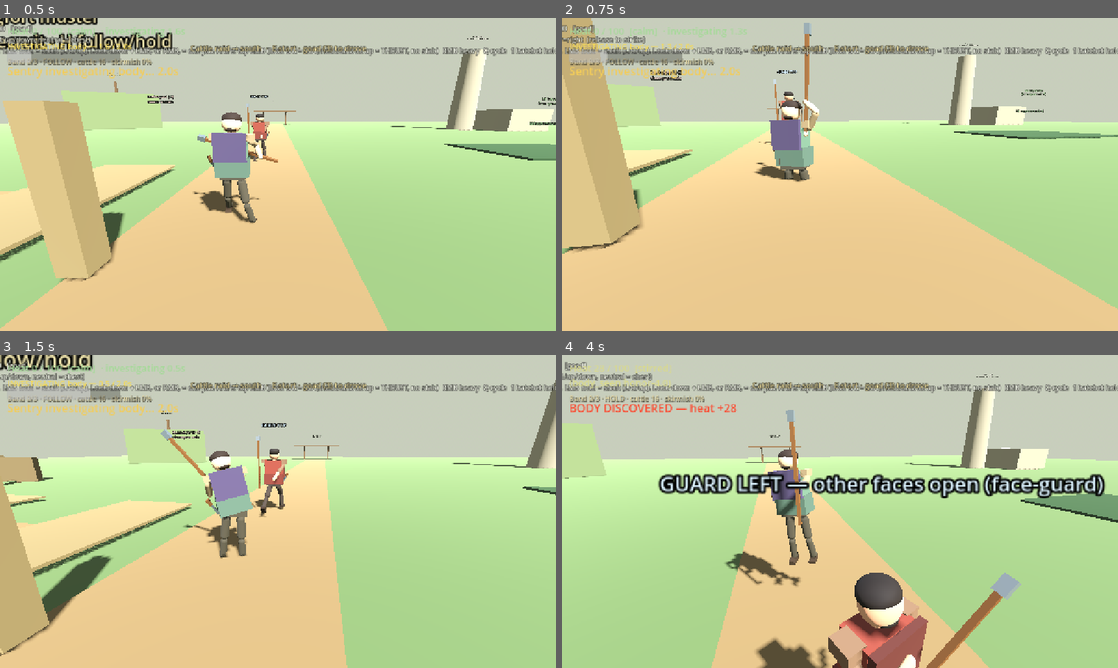
Above: before the commit, frames 1-4 (two rows, left to right).
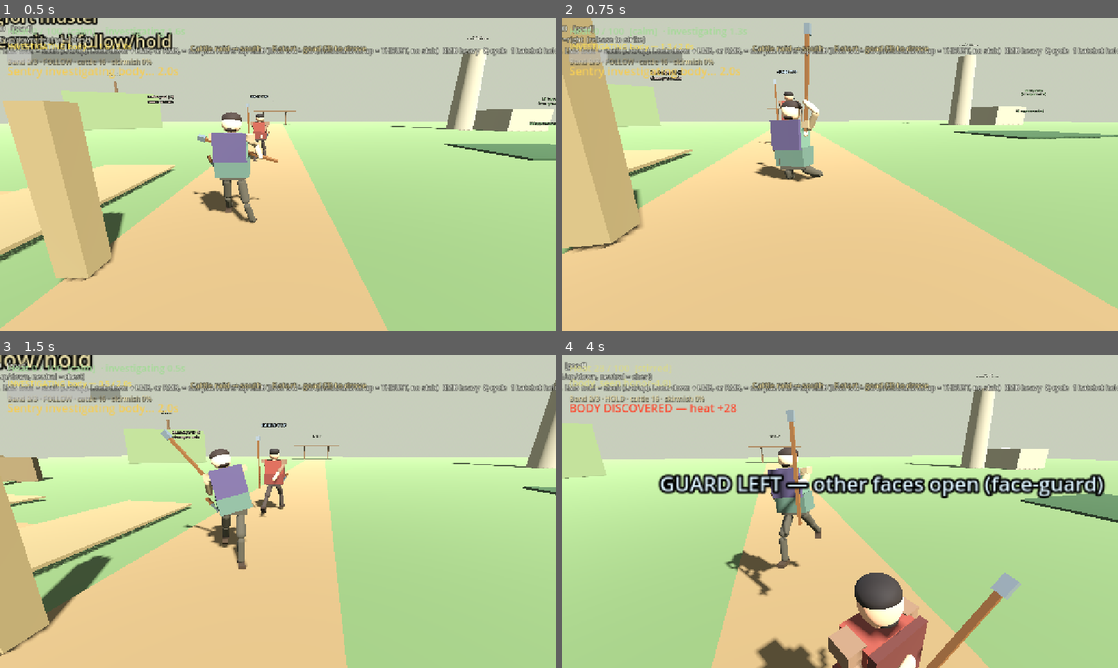
Above: after the commit, the same moments.

Repository: fortins4/devPlayground
Game: Godot game, scene res://scenes/main/main.tscn
Same seed, same stepped clock (60 frames per second), same inputs: the game is played once before the commit and once after it.
Inputs (mouse positions are in pixels of both pictures, inside the frame that each line leads up to):
- Up to frame 1 (0.5 s): no input
- Up to frame 2 (0.75 s): tap Enter at 0.5 s; move the mouse to (867, 174) at 0.52 s; hold W (move_forward) from 0.53 s (still down); hold Ctrl (crouch) from 0.53 s (still down); click (867, 174) at 0.67 s
- Up to frame 3 (1.5 s): keep holding W (move_forward); tap Space (jump) at 0.77 s; tap Shift (sprint) at 0.8, 1.35 s; move the mouse to (250, 511) at 1.27 s; release Ctrl (crouch) at 1.28 s
- Up to frame 4 (4 s): keep holding W (move_forward); tap Space (jump) at 1.52, 3.02, 3.77 s; tap Ctrl (crouch) at 1.55, 3.05 s; move the mouse to (851, 505) at 2.02 s; hold Right mouse button (attack_heavy) 2.03-2.78 s; tap Shift (sprint) at 2.3, 3.8 s; move the mouse to (834, 517) at 2.77 s; click (834, 517) at 2.85 s; move the mouse to (878, 514) at 3.52 s; hold H (band_toggle) from 3.53 s (still down)

Frame 1 is identical in both runs. In frame 2, 0.1% of the frame differs, in the area x 40-47%, y 47-52%; in frame 3, 0.7%; in frame 4, 1.4%, in the area x 30-47%, y 29-78%.

Commit message:
feat(combat): walk while a goad guard is up

Diff:
--- a/scripts/characters/player/player_controller.gd
+++ b/scripts/characters/player/player_controller.gd
@@ -358,8 +358,18 @@
 func _tick_locomotion(delta: float, horiz_speed: float, sprinting: bool, locked: bool) -> void:
 	if locomotion == null:
 		return
-	# Charge locks walk-arm swing so aim cock reads cleanly; swing uses same path.
-	var attacking := combat != null and (combat.is_attacking or combat.is_charging or combat.is_shaft_blocking or _hurt_reacting)
+	# Charge and a strike plant the feet. A guard does not: walking keeps the
+	# walk cycle on the legs while the arms and the shaft stay in the seat.
+	var guard_step := _guard_wants_steps(horiz_speed)
+	if guard_step:
+		locomotion.release_attack_lock()
+		_forget_guard_legs()
+	var attacking := combat != null and (
+		combat.is_attacking
+		or combat.is_charging
+		or _hurt_reacting
+		or (combat.is_shaft_blocking and not guard_step)
+	)
 	var local_dir := Vector3.ZERO
 	var input_dir := _move_vector()
 	if not locked:
@@ -429,7 +439,11 @@
 func _apply_shaft_block_pose() -> void:
 	if locomotion == null:
 		return
-	locomotion.lock_attack(0.12)
+	var stepping := _guard_wants_steps(Vector2(velocity.x, velocity.z).length())
+	if stepping:
+		locomotion.release_attack_lock()
+	else:
+		locomotion.lock_attack(0.12)
 	var face: StringName = &"chest"
 	if combat:
 		face = combat.shaft_guard_face
@@ -439,16 +453,20 @@
 			_arm_tween.kill()
 		_guard_blend_active = false
 		_apply_tool_pose(ToolStrikePoses.tool_shaft_guard_pose(face))
+		_replay_guard_walk_legs()
 		return
 	if _guard_blend_active and face == _guard_face_held:
+		_replay_guard_walk_legs()
 		return
 	if not _guard_blend_active and face == _guard_face_held:
 		_apply_tool_pose(ToolStrikePoses.tool_shaft_guard_pose(face))
+		_replay_guard_walk_legs()
 		return
 	var target: Dictionary = ToolStrikePoses.tool_shaft_guard_pose(face)
 	var start: Dictionary = _current_tool_pose(target)
 	_guard_face_held = face
 	_begin_guard_blend(start, target)
+	_replay_guard_walk_legs()
 
 
 func _release_guard_to_idle() -> void:
@@ -485,6 +503,33 @@
 func _step_guard_blend(t: float) -> void:
 	_guard_blend_u = clampf(t, 0.0, 1.0)
 	_apply_blended_pose(_guard_from_pose, _guard_to_pose, _guard_blend_u, true)
+	_replay_guard_walk_legs()
+
+
+func _guard_wants_steps(horiz_speed: float) -> bool:
+	## Walking in a guard steps. A charge, a swing, and standing still do not.
+	if combat == null or locomotion == null or not combat.is_shaft_blocking:
+		return false
+	if combat.is_attacking or combat.is_charging or _hurt_reacting or _sprinting:
+		return false
+	return horiz_speed > 0.22
+
+
+func _forget_guard_legs() -> void:
+	for joint in ["left_thigh", "left_shin", "right_thigh", "right_shin"]:
+		locomotion.forget_combat_additive(joint)
+
+
+func _replay_guard_walk_legs() -> void:
+	## The guard pose just wrote the planted legs. Put the walk cycle back
+	## on those four joints without touching the seat on the arms or the shaft.
+	var speed := Vector2(velocity.x, velocity.z).length()
+	if not _guard_wants_steps(speed):
+		return
+	locomotion.release_attack_lock()
+	_forget_guard_legs()
+	var input := _move_vector()
+	locomotion.tick(0.0, speed, false, is_crouching, false, Vector3(input.x, 0.0, input.y))
 
 
 func _finish_guard_blend() -> void:
--- a/scripts/characters/shared/kerne_locomotion.gd
+++ b/scripts/characters/shared/kerne_locomotion.gd
@@ -72,6 +72,15 @@
 
 func lock_attack(duration: float) -> void:
 	_attack_lock = maxf(_attack_lock, duration)
+
+
+func release_attack_lock() -> void:
+	_attack_lock = 0.0
+
+
+func forget_combat_additive(joint: String) -> void:
+	## Drop one override without snapping the joint. The next tick can play a walk on it.
+	_combat_overrides.erase(joint)
 
 
 func set_combat_additive(joint: String, euler: Vector3) -> void:
